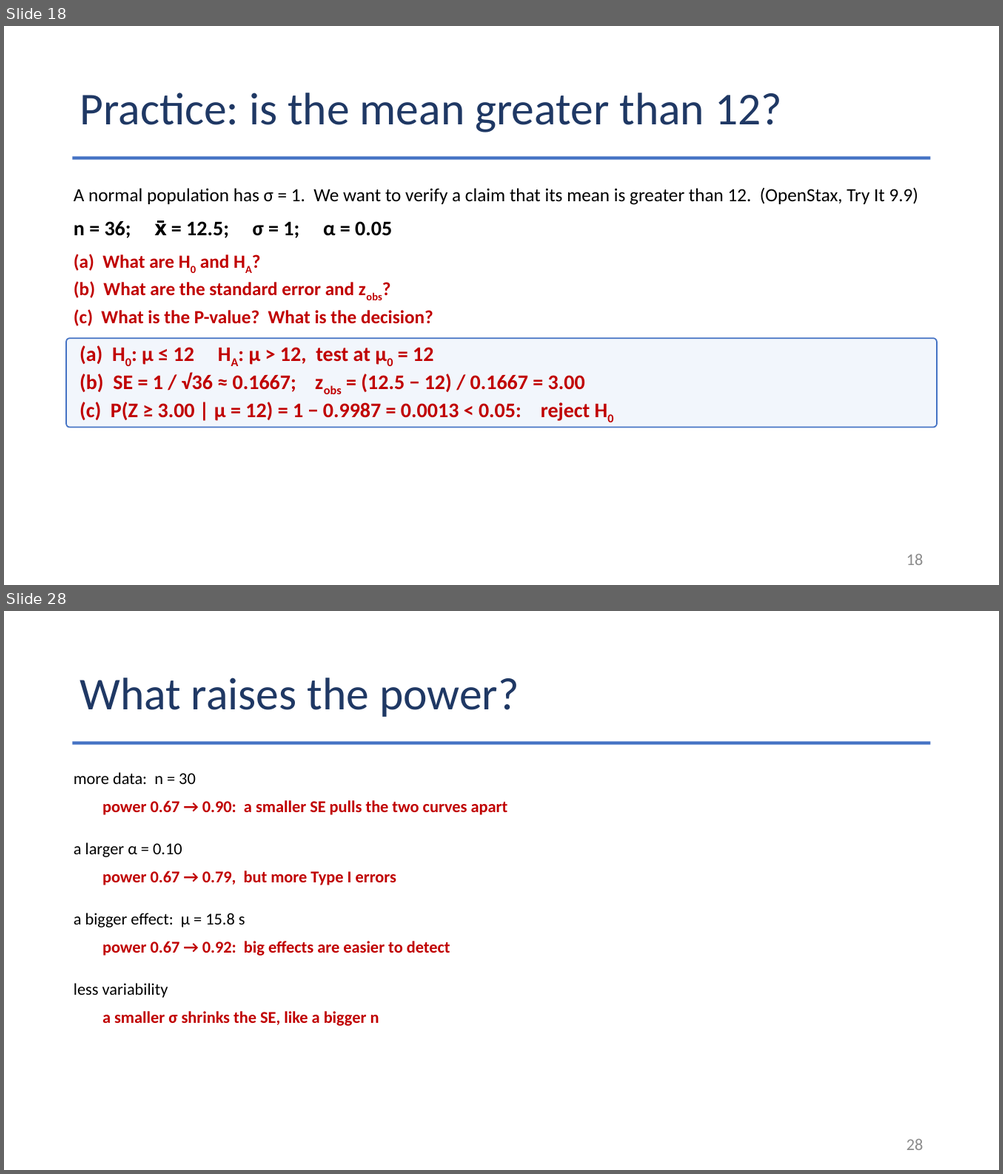
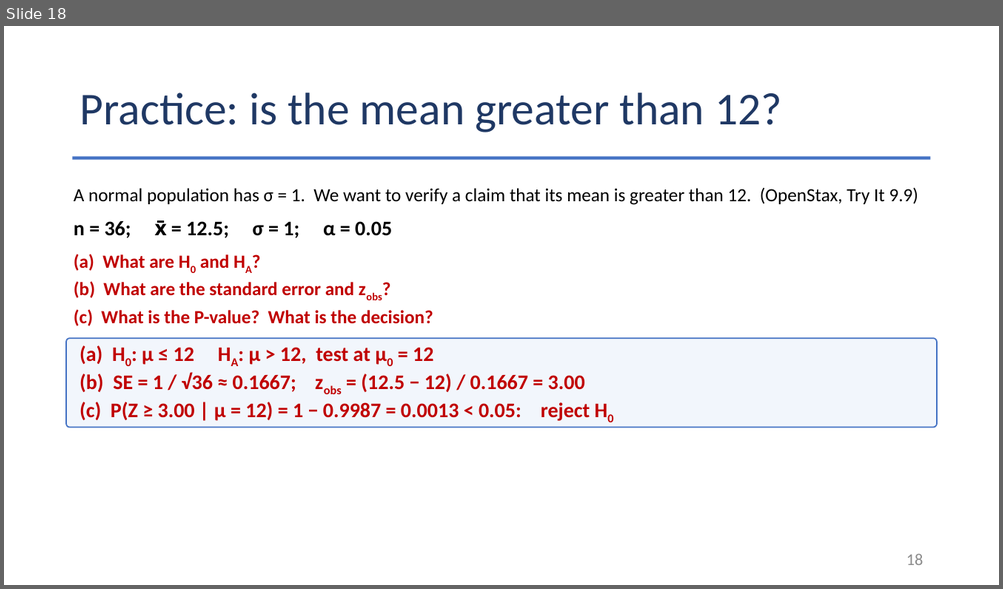
Before and after one commit to Jarred6068/Kvamme_UI_STAT251, a slide deck: docs/lecture_slides/Week 11/2026/Week11_Lecture25_Slides_11_02_2026.pptx. Shown one above the other, each under a label of ours: slides 18 and 28 before the commit, slide 18 after it; the slides between them are not shown. The pictures are 1003x1174 and 1003x589 pixels, drawn with LibreOffice and Linux fonts; fonts in the diff are those of the drawing. Boxes give left, top, right and bottom in pixels: in the first picture for what was removed or moved away, otherwise in the second. Text is boxed around its words. In the diff, an @@ line names an element or a change of style, - is before the commit and + after.

```diff
--- a/docs/lecture_slides/Week 11/2026/Week11_Lecture25_Slides_11_02_2026.pptx
+++ b/docs/lecture_slides/Week 11/2026/Week11_Lecture25_Slides_11_02_2026.pptx
@@ slide 28 removed at (4, 611, 999, 1170), background #FFFFFF @@
@@ title removed at (79, 678, 519, 717) @@
-What raises the power?
@@ rectangle removed at (73, 741, 930, 744) @@
@@ text removed at (74, 772, 196, 784) @@
-more data: n = 30
@@ text removed at (102, 800, 508, 815) @@
-power 0.67 → 0.90: a smaller SE pulls the two curves apart
@@ text removed at (74, 843, 182, 857) @@
-a larger α = 0.10
@@ text removed at (102, 871, 396, 886) @@
-power 0.67 → 0.79, but more Type I errors
@@ text removed at (74, 913, 245, 928) @@
-a bigger effect: μ = 15.8 s
@@ text removed at (102, 941, 450, 956) @@
-power 0.67 → 0.92: big effects are easier to detect
@@ text removed at (74, 983, 168, 998) @@
-less variability
@@ text removed at (102, 1011, 379, 1026) @@
-a smaller σ shrinks the SE, like a bigger n
@@ page number removed at (906, 1139, 923, 1150) @@
-28
```
Also in this commit, not shown: 1 slide changed, 11 other slides removed, 47 other files.
